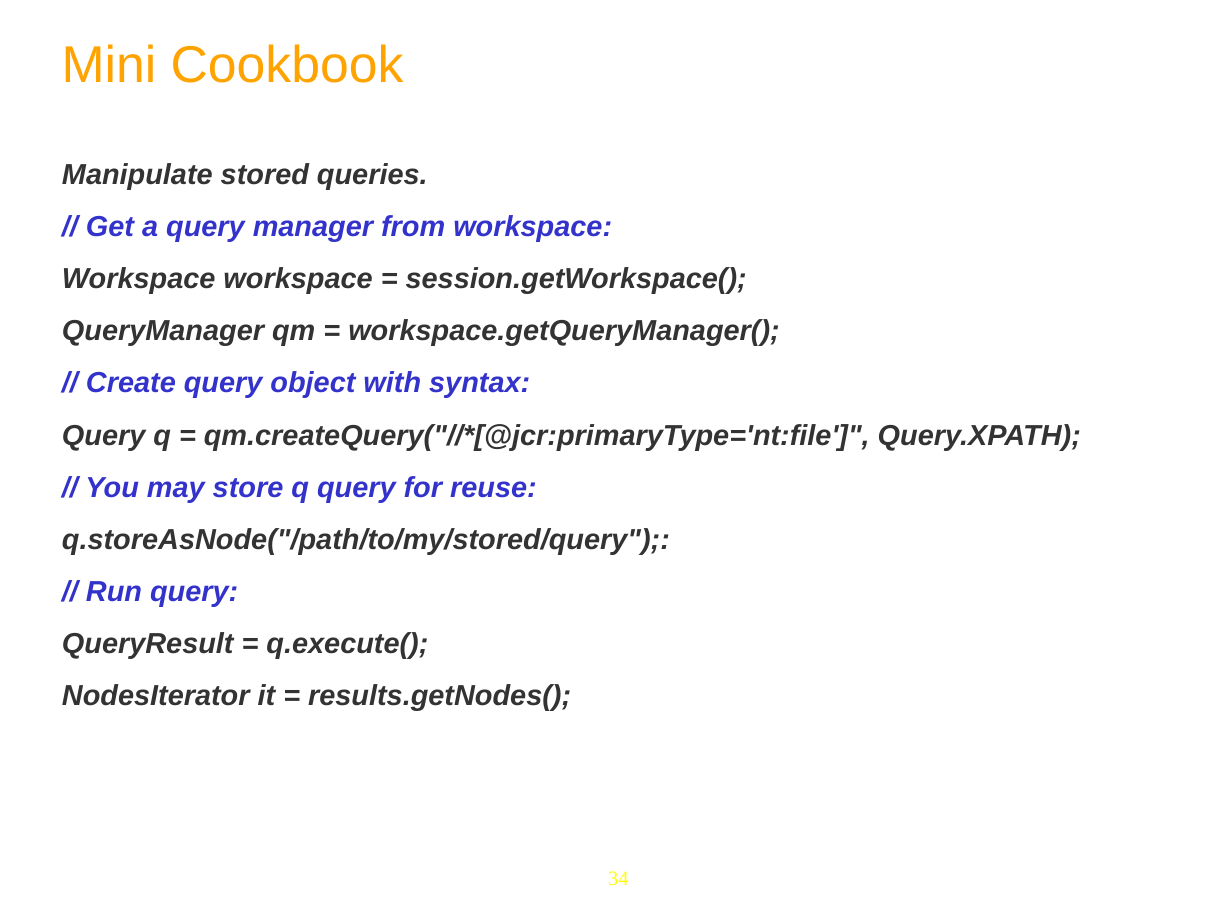
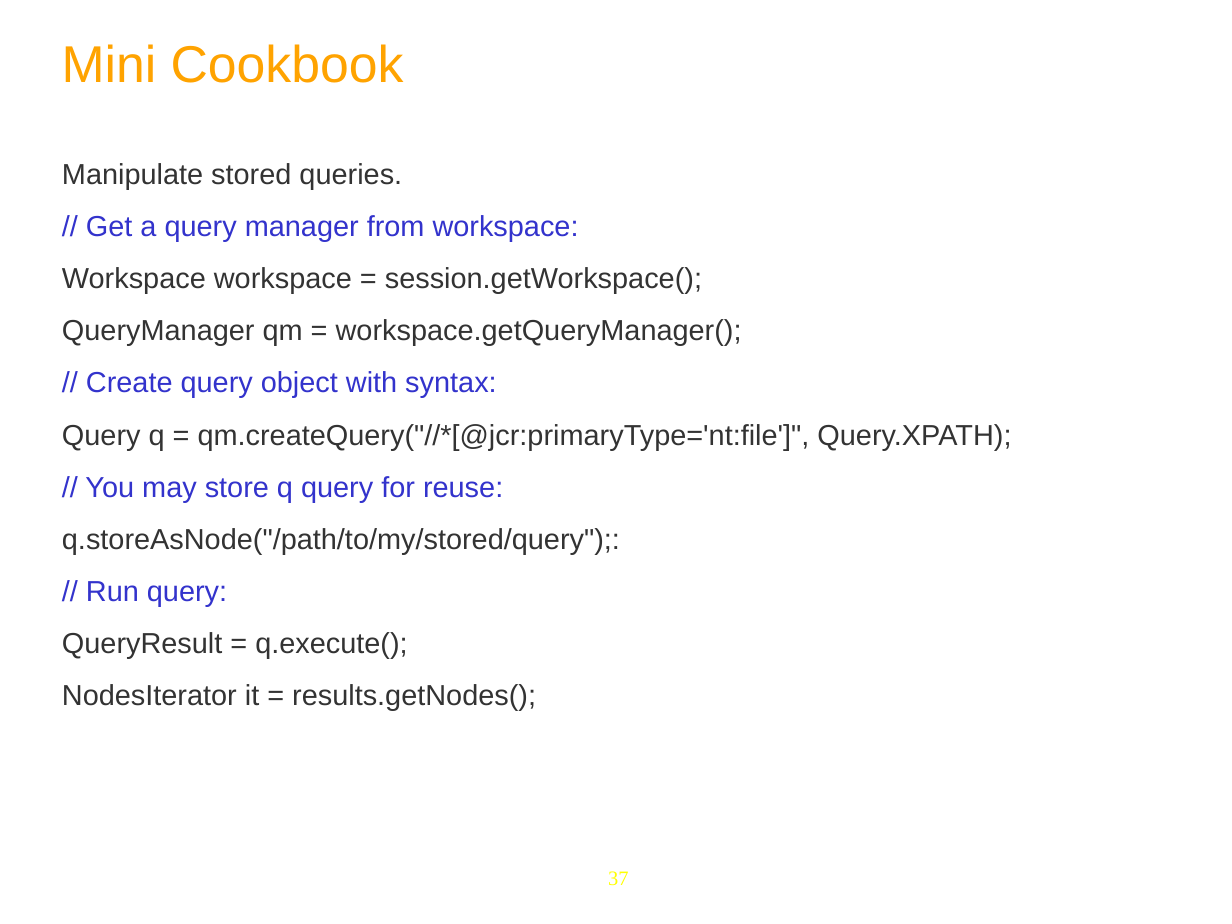
Before and after one commit to anhvurz90/training, a slide deck: slide 37 of exo-developer/460-dms/slides/460-DMS-XDev-en.ppt (slide 34 before the commit). Drawn at 1232x924 pixels with LibreOffice and Linux fonts; fonts in the diff are those of the drawing; background and template pictures are left out. Boxes give left, top, right and bottom in pixels: in the first picture for what was removed or moved away, otherwise in the second. Text is boxed around its words. In the diff, an @@ line names an element or a change of style, - is before the commit and + after.

```diff
--- a/exo-developer/460-dms/slides/460-DMS-XDev-en.ppt
+++ b/exo-developer/460-dms/slides/460-DMS-XDev-en.ppt
@@ text "Manipulate stored queries." at [62,163,1011,710]: bold off, italic off @@
@@ page number at [608,871,628,886]: text changed @@
-34
+37
```
Also in this commit, not shown: 23 other slides changed, 4 slides added, 1 slide removed, 10 other files.
